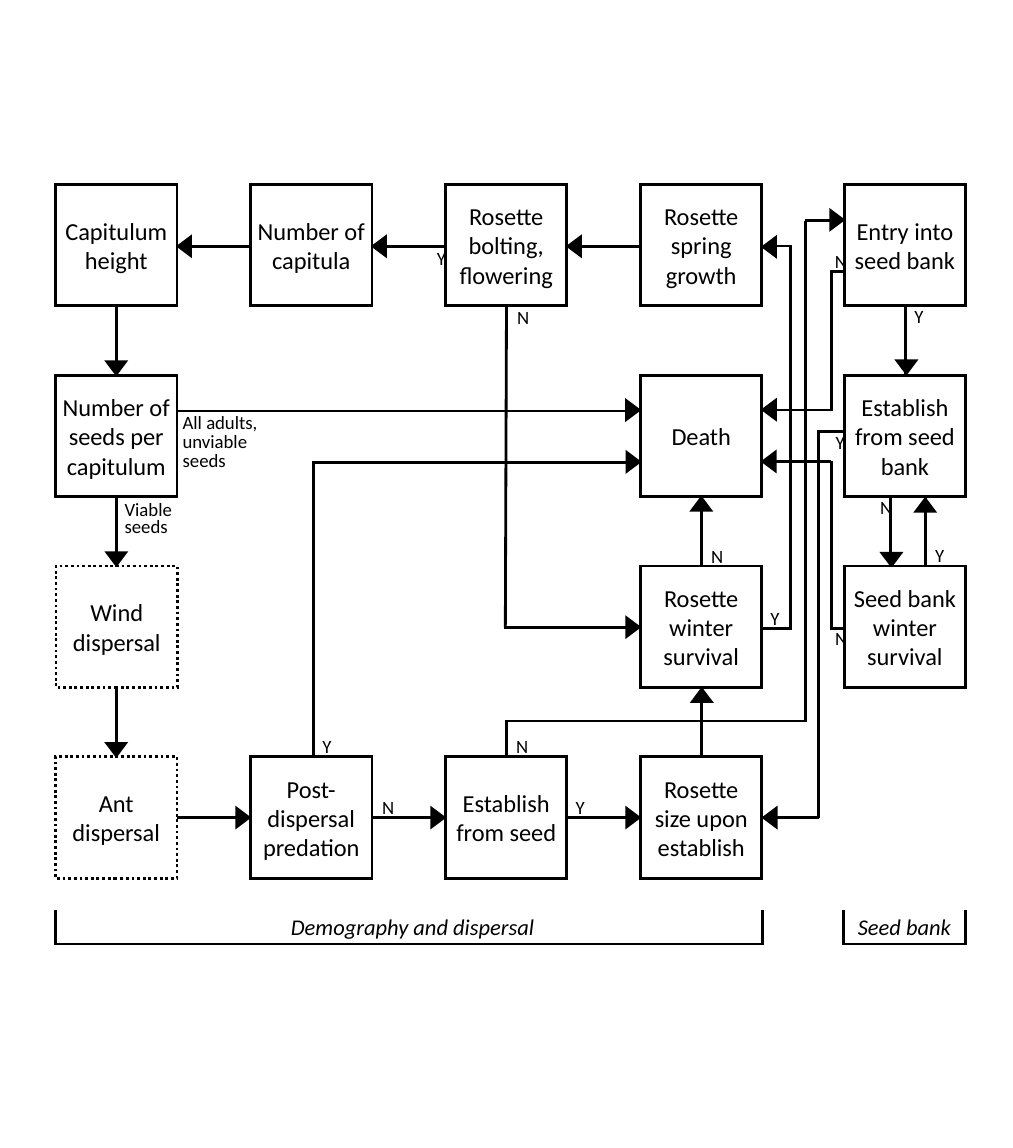
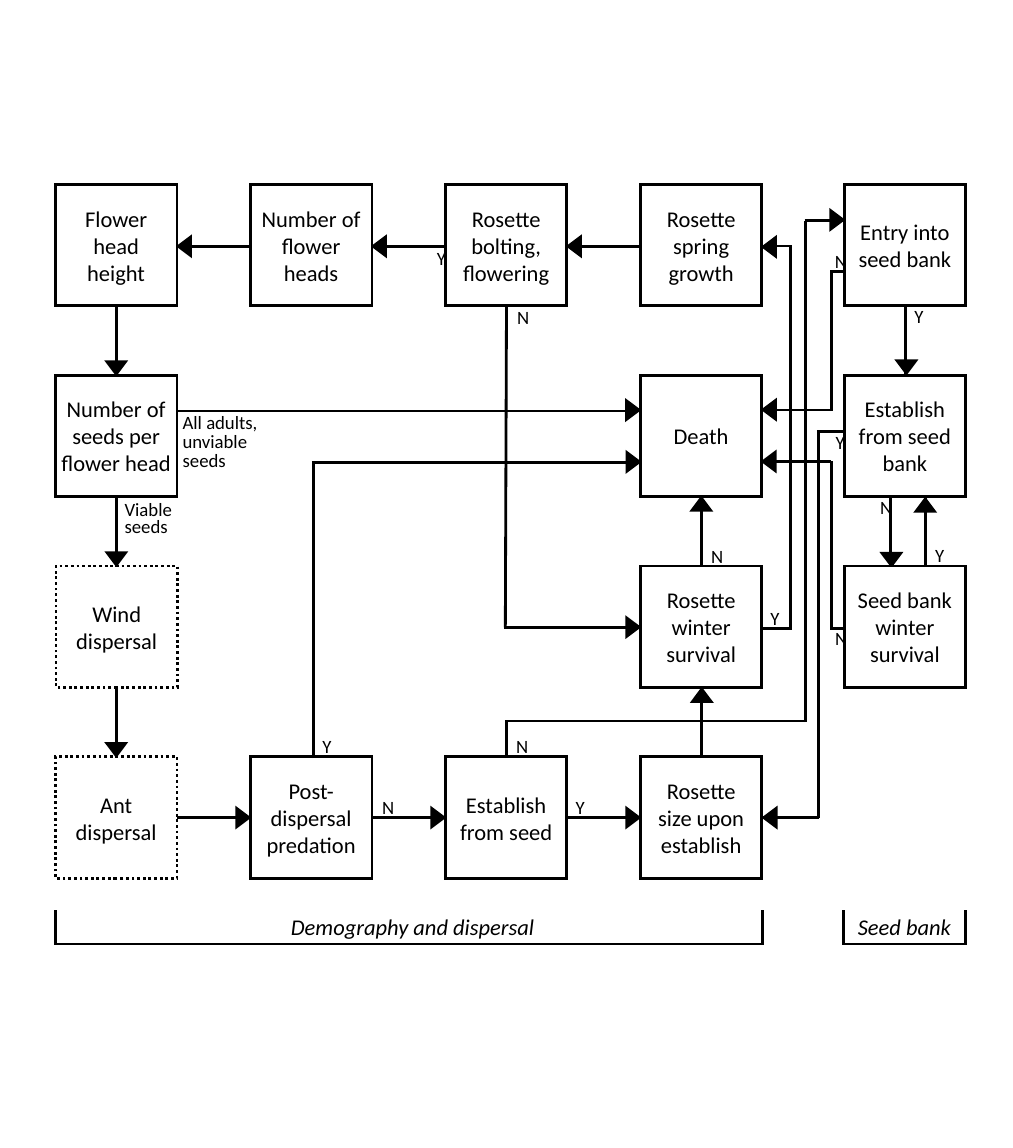
Before and after one commit to TrevorHD/CombinedDispersal, a slide deck: slide 1 of Figures/Figure 1.pptx. Drawn at 1013x1148 pixels with LibreOffice and Linux fonts; fonts in the diff are those of the drawing. Boxes give left, top, right and bottom in pixels: in the first picture for what was removed or moved away, otherwise in the second. Text is boxed around its words. In the diff, an @@ line names an element or a change of style, - is before the commit and + after.

```diff
--- a/Figures/Figure 1.pptx
+++ b/Figures/Figure 1.pptx
@@ text in rectangle at (x1=85, y1=211, x2=147, y2=254): text changed; size 13 to 12 pt @@
-Capitulum
+Flower
+head
@@ text in rectangle at (x1=262, y1=211, x2=361, y2=227): size 13 to 12 pt in "Number of" @@
@@ text in rectangle at (x1=282, y1=238, x2=341, y2=281): text changed; size 13 to 12 pt @@
-capitula
+flower
+heads
@@ text in rectangle at (x1=87, y1=265, x2=145, y2=285): size 13 to 12 pt in "height" @@
@@ size 13 to 12 pt in 12 elements at (x1=640, y1=185, x2=762, y2=307), (x1=446, y1=185, x2=567, y2=307), (x1=55, y1=566, x2=177, y2=687), (x1=55, y1=756, x2=177, y2=878), (x1=250, y1=756, x2=371, y2=878), (x1=446, y1=756, x2=567, y2=878), (x1=640, y1=756, x2=762, y2=878), (x1=640, y1=566, x2=762, y2=687), (x1=844, y1=185, x2=966, y2=307), (x1=844, y1=375, x2=966, y2=497), (x1=844, y1=566, x2=966, y2=687), (x1=640, y1=375, x2=762, y2=497) @@
@@ text in rectangle at (x1=67, y1=401, x2=166, y2=448): size 13 to 12 pt in "Number of", "seeds per" @@
@@ text in rectangle at (x1=61, y1=455, x2=171, y2=471): text changed; size 13 to 12 pt @@
-capitulum
+flower head
```
Also in this commit, not shown: 9 other files.
